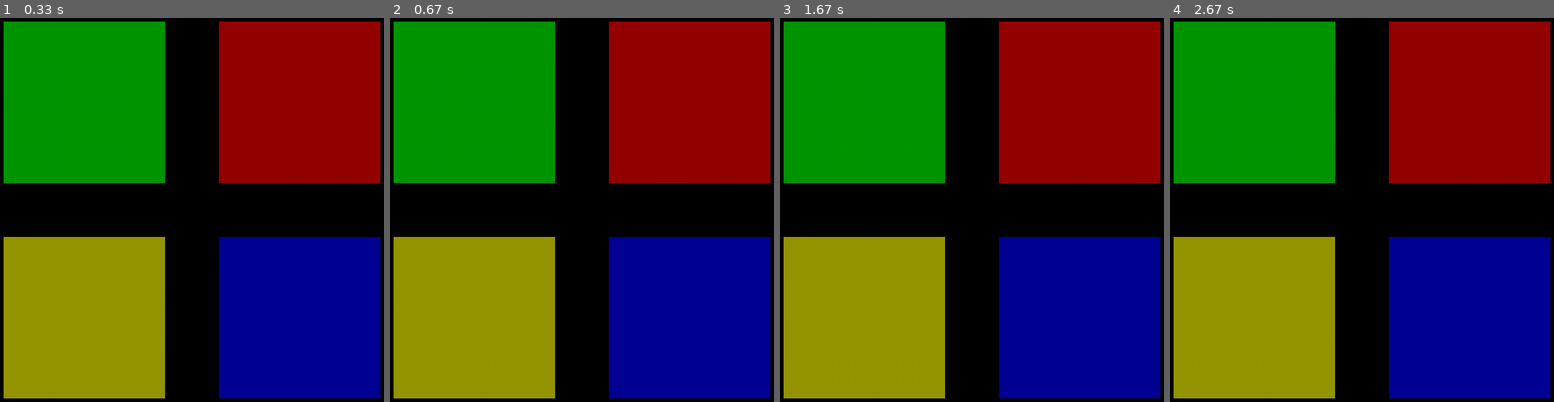
Above: before the commit, frames 1-4 (left to right).
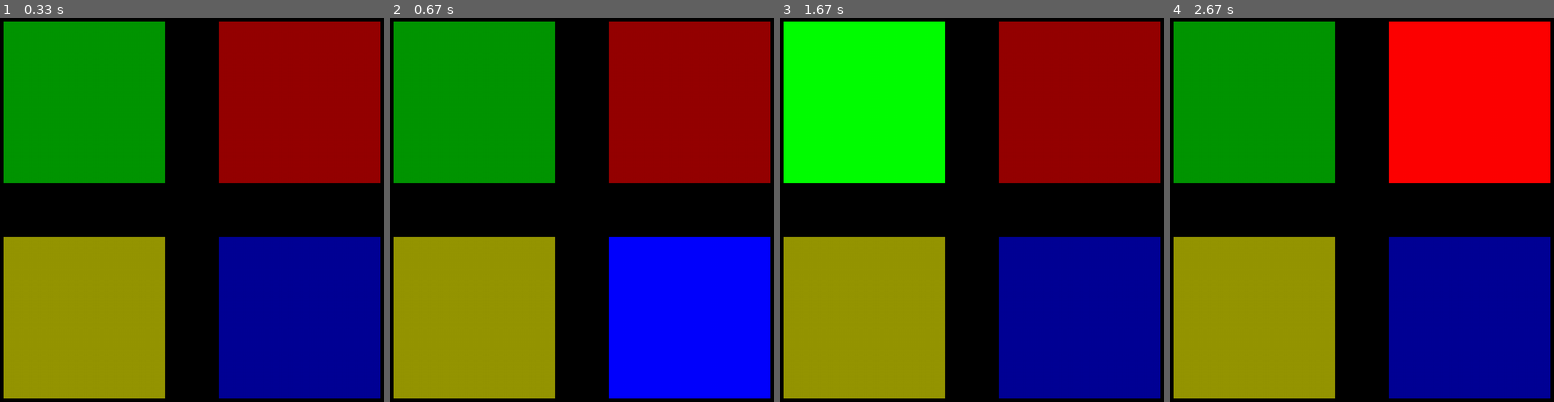
Above: after the commit, the same moments.

Repository: big-papa/cs20-class-demos-fall2018
Game: pygame game, started from simon-says-p5.py
Same seed, same stepped clock (60 frames per second), same inputs: the game is played once before the commit and once after it.
Inputs (mouse positions are in pixels of both pictures, inside the frame that each line leads up to):
- Up to frame 1 (0.33 s): no input
- Up to frame 2 (0.67 s): click (689, 317) at 0.38 s
- Up to frame 3 (1.67 s): click (833, 129) at 1.22 s
- Up to frame 4 (2.67 s): click (1400, 44) at 2.2 s

Frame 1 is identical in both runs. In frame 2, 18% of the frame differs, in the area x 57-100%, y 57-100%; in frame 3, 18%; in frame 4, 18%.

Commit message:
sound fx

Diff:
--- a/simon-says-p5.py
+++ b/simon-says-p5.py
@@ -4,13 +4,19 @@
 
 def flash_button(which_button):
     if which_button == "green":
+        green_sound.play()
         pygame.draw.rect(DISPLAYSURF, BRIGHTGREEN, green_button)
     elif which_button == "red":
+        red_sound.play()
         pygame.draw.rect(DISPLAYSURF, BRIGHTRED, red_button)
     elif which_button == "yellow":
+        yellow_sound.play()
         pygame.draw.rect(DISPLAYSURF, BRIGHTYELLOW, yellow_button)
     elif which_button == "blue":
+        blue_sound.play()
         pygame.draw.rect(DISPLAYSURF, BRIGHTBLUE, blue_button)
+    pygame.display.update()
+    pygame.time.wait(1000)
 
 def display_regular_buttons():
     pygame.draw.rect(DISPLAYSURF, GREEN, green_button)
@@ -58,11 +64,16 @@
 #pygame.mixer.music.play(-1, 0)
 
 # sound fx
-#bounce_sound = pygame.mixer.Sound("Swish_4.wav")
+green_sound = pygame.mixer.Sound("sfx_sounds_button1.wav")
+red_sound = pygame.mixer.Sound("sfx_sounds_button2.wav")
+yellow_sound = pygame.mixer.Sound("sfx_sounds_button3.wav")
+blue_sound = pygame.mixer.Sound("sfx_sounds_button4.wav")
 
 #game loop
 while True:
     DISPLAYSURF.fill(BLACK)
+    display_regular_buttons()
+
     for event in pygame.event.get():
         if event.type == QUIT:
             pygame.quit()
@@ -71,10 +82,7 @@
         if event.type == pygame.MOUSEBUTTONDOWN:
            mouse_x, mouse_y = event.pos
            the_button = which_button_was_pressed(mouse_x, mouse_y)
-           print(the_button)
-
-    display_regular_buttons()
-    #flash_button("blue")
+           flash_button(the_button)
 
     pygame.display.update()
     fps_clock.tick(FPS)
Not shown, added: sfx_sounds_button1.wav
Not shown, added: sfx_sounds_button2.wav
Not shown, added: sfx_sounds_button3.wav
Not shown, added: sfx_sounds_button4.wav
